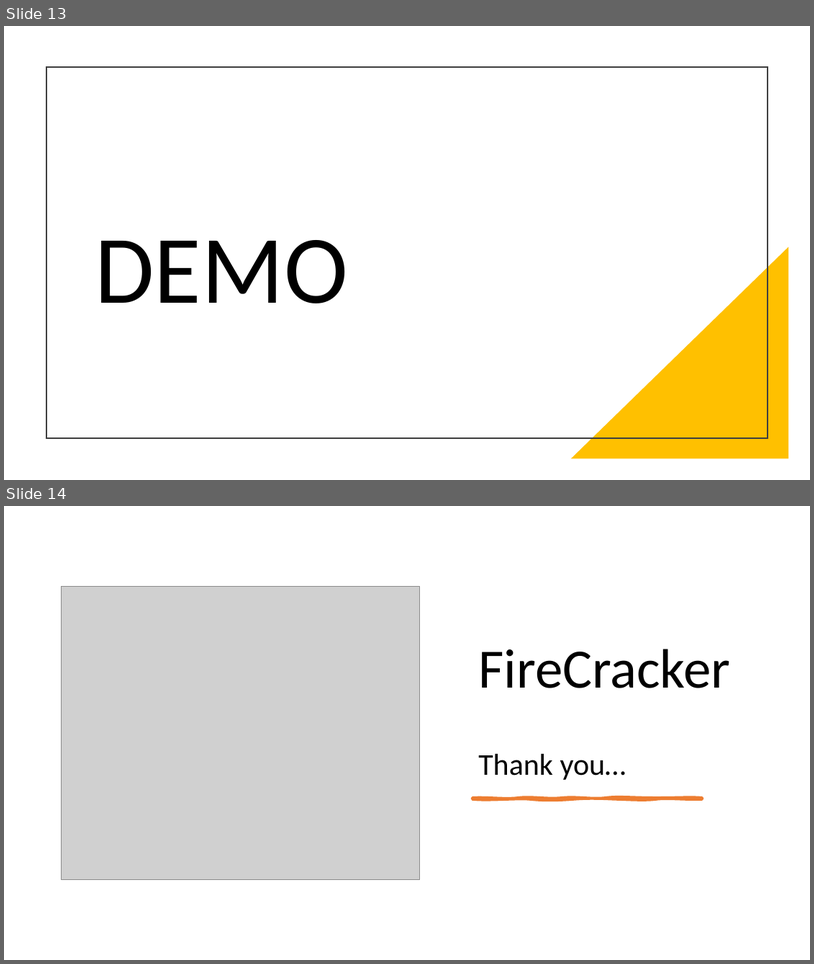
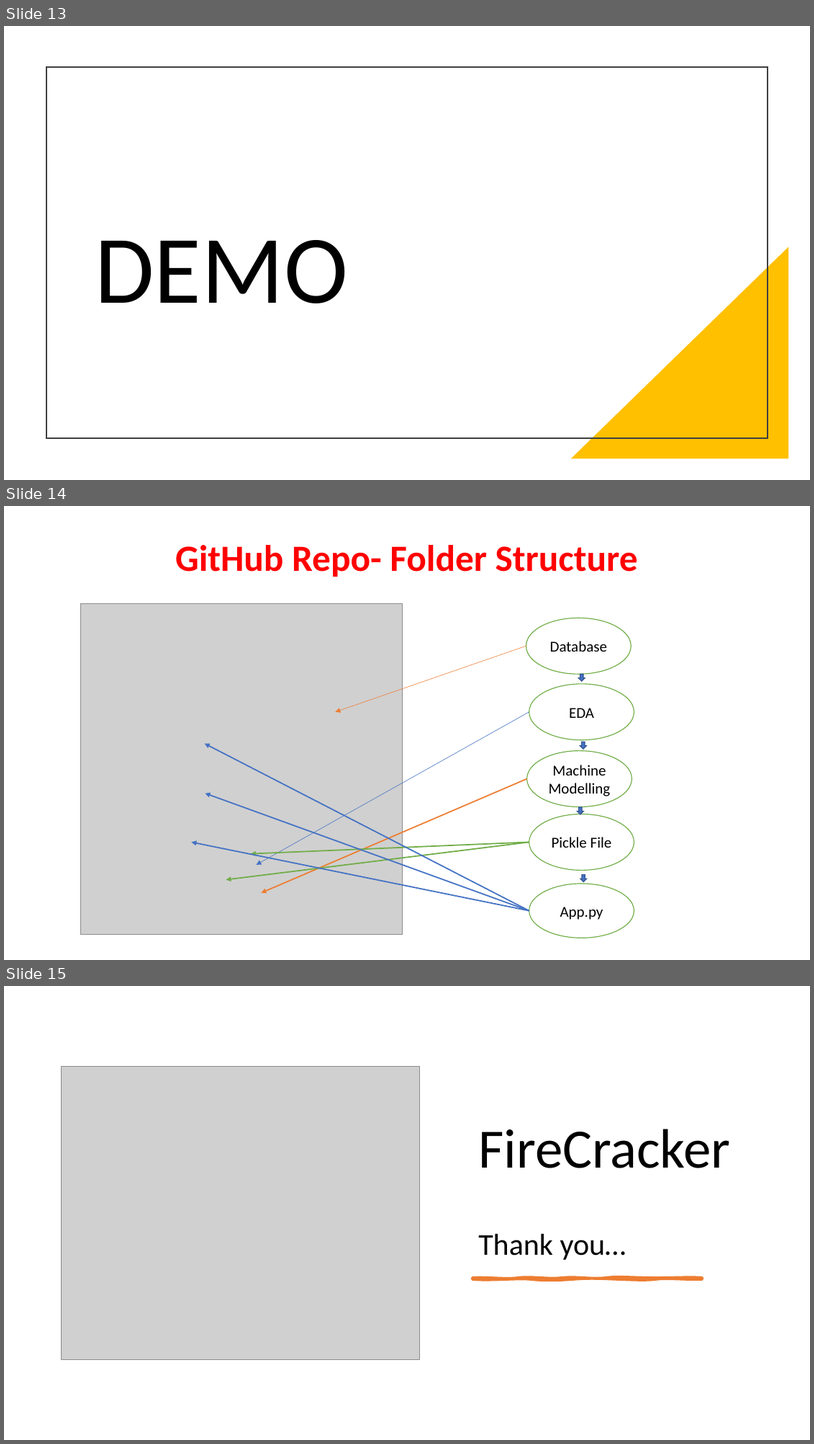
Before and after one commit to salojkg/FireCracker-FinalProject, a slide deck: documentation/ppt.pptx. Shown one above the other, each under a label of ours: slides 13 and 14 before the commit, slides 13, 14 and 15 after it. The pictures are 814x964 and 814x1444 pixels, drawn with LibreOffice and Linux fonts; fonts in the diff are those of the drawing; grey boxes stand for pictures. Boxes give left, top, right and bottom in pixels: in the first picture for what was removed or moved away, otherwise in the second. Text is boxed around its words. In the diff, an @@ line names an element or a change of style, - is before the commit and + after.

```diff
--- a/documentation/ppt.pptx
+++ b/documentation/ppt.pptx
@@ slide 14 added at [4, 506, 810, 960], background #FFFFFF @@
@@ title added at [175, 545, 638, 577], 44 pt, text #FF0000, bold @@
+GitHub Repo- Folder Structure
@@ picture added at [81, 604, 404, 934] @@
@@ ellipse added at [527, 618, 632, 674], fill #FFFFFF, outline #70AD47 1 pt, 18 pt, text #000000 @@
+Database
@@ arrow added from (527, 646) to (335, 712), #ED7D31 0.5 pt @@
@@ down arrow added at [579, 674, 585, 682], fill #4472C4, outline #325491 1 pt @@
@@ ellipse added at [530, 684, 635, 740], fill #FFFFFF, outline #70AD47 1 pt, 18 pt, text #000000 @@
+EDA
@@ arrow added from (530, 712) to (256, 865), #4472C4 0.5 pt @@
@@ arrow added from (530, 911) to (205, 743), #4472C4 1.5 pt @@
@@ down arrow added at [581, 742, 586, 749], fill #4472C4, outline #325491 1 pt @@
@@ ellipse added at [527, 750, 633, 807], fill #FFFFFF, outline #70AD47 1 pt, 18 pt, text #000000 @@
+Machine Modelling
@@ arrow added from (527, 779) to (261, 893), #ED7D31 1.5 pt @@
@@ arrow added from (530, 911) to (206, 793), #4472C4 1.5 pt @@
@@ down arrow added at [578, 807, 584, 815], fill #4472C4, outline #325491 1 pt @@
@@ ellipse added at [530, 814, 635, 870], fill #FFFFFF, outline #70AD47 1 pt, 18 pt, text #000000 @@
+Pickle File
@@ arrow added from (530, 911) to (191, 842), #4472C4 1.5 pt @@
@@ arrow added from (530, 842) to (226, 879), #70AD47 1.5 pt @@
@@ arrow added from (530, 842) to (251, 854), #70AD47 1.5 pt @@
@@ ellipse added at [530, 883, 635, 938], fill #FFFFFF, outline #70AD47 1 pt, 18 pt, text #000000 @@
+App.py
@@ down arrow added at [581, 875, 586, 882], fill #4472C4, outline #325491 1 pt @@
@@ what was slide 14 is now slide 15 @@
```
Also in this commit, not shown: 3 other files.
